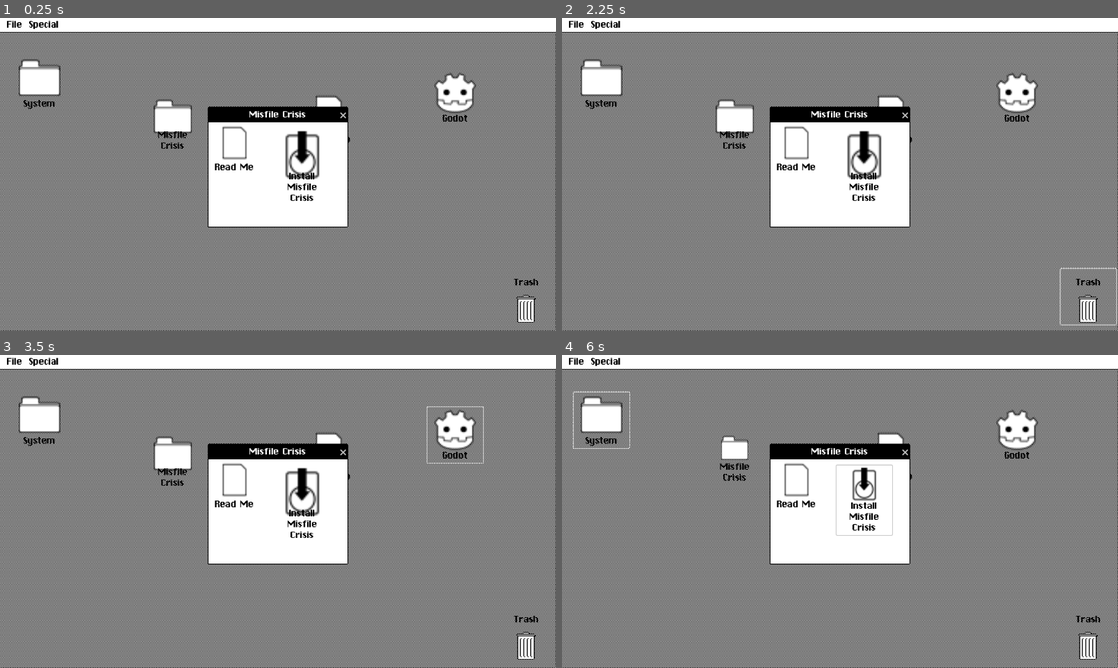
Above: before the commit, frames 1-4 (two rows, left to right).
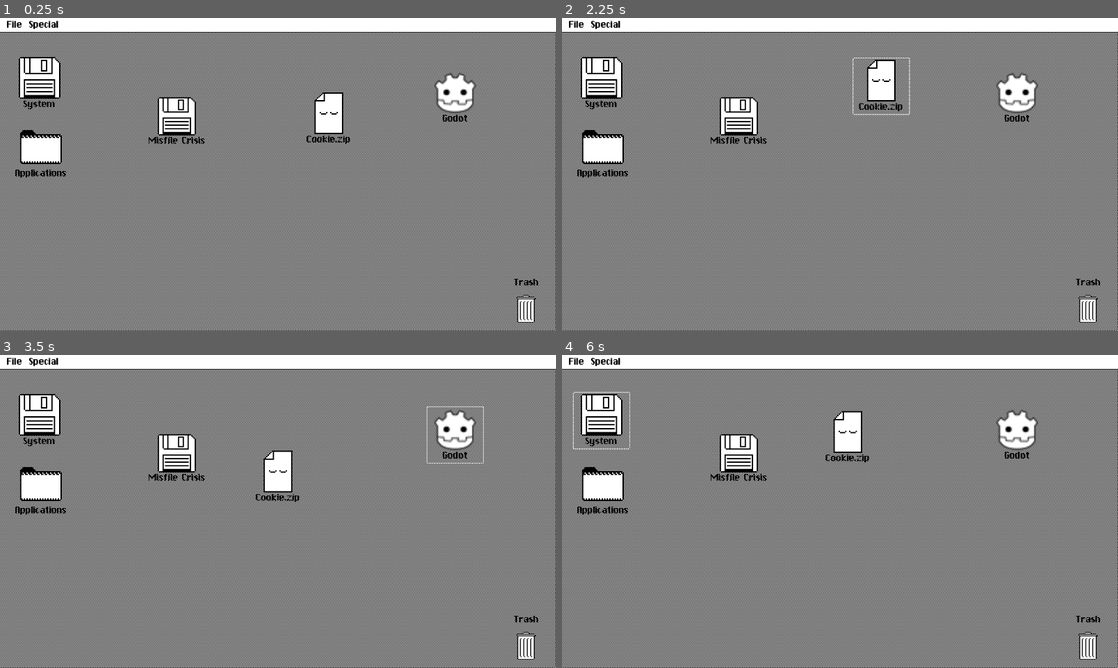
Above: after the commit, the same moments.

Repository: ee0pdt/gwj-78-erase
Game: Godot game, scene res://level/os1.tscn
Two runs of this game, one before a commit and one after it. Both use one fixed random seed, a clock stepped at 60 frames per second and the inputs below. This scene is started directly instead of the project's main scene. The engine's default icon, where the game draws it, is replaced by a stand-in: a white triangle on a blue panel in a dark square.
Inputs (mouse positions are in pixels of both pictures, inside the frame that each line leads up to):
- Up to frame 1 (0.25 s): no input
- Up to frame 2 (2.25 s): click (600, 152) at 0.5 s, where only the run after the commit has a clickable "Applications"; click "Trash" at 1.25 s; click "Cookie.zip" at 2 s
- Up to frame 3 (3.5 s): click "Godot" at 2.75 s
- Up to frame 4 (6 s): click "Misfile Crisis" at 3.5 s; click (795, 486) at 4.25 s, where only the run before the commit has a clickable "Read Me"; click "System" at 5 s; click (862, 498) at 5.75 s, where only the run before the commit has a clickable "Install Misfile Crisis"

The runs differ from the first frame. In frame 1, 11% of the frame differs, in the area x 2-63%, y 12-68%; in frame 2, 12%, in the area x 2-100%, y 12-99%; in frame 3, 11%; in frame 4, 12%.

Commit message:
nicer OS1 apps

Diff:
--- a/level/os1.tscn
+++ b/level/os1.tscn
@@ -12,17 +12,23 @@
 [ext_resource type="Texture2D" uid="uid://dtr4u0h4ytgqk" path="res://assets/images/DocumentOS1@0.25x.png" id="7_2cq1c"]
 [ext_resource type="PackedScene" uid="uid://byxkbllcqjjr3" path="res://file_system_items/folder/folder.tscn" id="8_euys8"]
 [ext_resource type="Script" uid="uid://30qghlfcc1sv" path="res://fsm/state_machine.gd" id="8_k2s33"]
-[ext_resource type="Texture2D" uid="uid://dwnqrplu0wwo8" path="res://assets/images/FolderOS1@0.25x.png" id="9_3bxrh"]
 [ext_resource type="Script" uid="uid://0mcjqa8ciue7" path="res://level/states/asleep.gd" id="9_8yfpd"]
 [ext_resource type="PackedScene" uid="uid://jr15xa6g2paw" path="res://menu_bar/menu_bar.tscn" id="9_jb3nm"]
 [ext_resource type="Texture2D" uid="uid://cv6u3jwv8aapl" path="res://assets/images/GodotOS1@0.25x.png" id="9_nl656"]
+[ext_resource type="Texture2D" uid="uid://ddh5nl5sdg2oi" path="res://assets/images/os1/Folder.png" id="11_0i82s"]
 [ext_resource type="PackedScene" uid="uid://b27g4gvam75qu" path="res://file_system_items/installer/installer.tscn" id="12_k80li"]
 [ext_resource type="Texture2D" uid="uid://b7a1lsvohedn6" path="res://assets/images/InstallerOS1@0.25x.png" id="13_f1j2c"]
 [ext_resource type="AudioStream" uid="uid://pvya3ndgshk5" path="res://assets/audio/music/music_lofi_loop.ogg" id="14_1b1c6"]
 [ext_resource type="AudioStream" uid="uid://dy6lng8qxlkt7" path="res://assets/audio/sfx/sfx_emptyTrash_lofi.wav" id="14_ksk6k"]
+[ext_resource type="Texture2D" uid="uid://bntwmphhc0ty3" path="res://assets/images/os1/DocAsleep.png" id="14_sjly8"]
+[ext_resource type="Texture2D" uid="uid://jj7byq0o2f4d" path="res://assets/images/os1/Disk.png" id="15_0pr33"]
 [ext_resource type="AudioStream" uid="uid://caesi6x3j5l2" path="res://assets/audio/sfx/sfx_throwaway_lofi.wav" id="15_3bxrh"]
+[ext_resource type="Texture2D" uid="uid://bykeujamftl7x" path="res://assets/images/os1/Calculator.png" id="16_vv70r"]
 [ext_resource type="AudioStream" uid="uid://cfseyacgyg6np" path="res://assets/audio/sfx/click/sfx_click1.wav" id="17_2cq1c"]
+[ext_resource type="Texture2D" uid="uid://djkaqc5gx5jh6" path="res://assets/images/os1/Paint.png" id="17_ijmkn"]
+[ext_resource type="Texture2D" uid="uid://s8pp4fswsjmy" path="res://assets/images/os1/Calendar.png" id="17_pn3an"]
 [ext_resource type="AudioStream" uid="uid://dfcq6vml3qd5y" path="res://assets/audio/sfx/sfx_startup_lofi.wav" id="18_aerqq"]
+[ext_resource type="Texture2D" uid="uid://dixohqvwai1cg" path="res://assets/images/os1/Game.png" id="18_ijmkn"]
 [ext_resource type="AudioStream" uid="uid://c1ah206sschrc" path="res://assets/audio/sfx/click/sfx_click2.wav" id="18_nl656"]
 [ext_resource type="AudioStream" uid="uid://duglvfwhnr7qp" path="res://assets/audio/sfx/click/sfx_click3.wav" id="19_aerqq"]
 [ext_resource type="AudioStream" uid="uid://wnfgdkip3462" path="res://assets/audio/sfx/click/sfx_click4.wav" id="20_k80li"]
@@ -101,7 +107,7 @@
 offset_right = 822.0
 offset_bottom = 297.0
 text = "Cookie.zip"
-icon = ExtResource("7_2cq1c")
+icon = ExtResource("14_sjly8")
 file_contents = "Cookie cookie cookie"
 file_size = 12.1
 infected = true
@@ -123,10 +129,8 @@
 offset_right = 463.0
 offset_bottom = 300.0
 text = "Misfile Crisis"
-icon = ExtResource("9_3bxrh")
-
-[node name="Window" parent="Desktop/MisfileCrisisFolder" index="1"]
-visible = true
+icon = ExtResource("15_0pr33")
+autowrap_mode = 0
 
 [node name="ReadMe" parent="Desktop/MisfileCrisisFolder/Window/PanelContainer" index="0" instance=ExtResource("4_7hnyc")]
 layout_mode = 0
@@ -150,11 +154,11 @@
 [node name="SystemFolder" parent="Desktop" instance=ExtResource("8_euys8")]
 layout_mode = 0
 offset_left = 28.0
-offset_top = 87.0
+offset_top = 88.0
 offset_right = 156.0
-offset_bottom = 215.0
+offset_bottom = 216.0
 text = "System"
-icon = ExtResource("9_3bxrh")
+icon = ExtResource("15_0pr33")
 
 [node name="Window" parent="Desktop/SystemFolder" index="1"]
 initial_position = 0
@@ -163,8 +167,70 @@
 [node name="Document" parent="Desktop/SystemFolder/Window/PanelContainer" index="0" instance=ExtResource("4_7hnyc")]
 layout_mode = 0
 text = "Sounds"
-icon = ExtResource("7_2cq1c")
+icon = ExtResource("14_sjly8")
 file_size = 4.5
+infected = true
+
+[node name="Applications" parent="Desktop" instance=ExtResource("8_euys8")]
+layout_mode = 0
+offset_left = 28.0
+offset_top = 247.0
+offset_right = 156.0
+offset_bottom = 375.0
+text = "Applications
+"
+icon = ExtResource("11_0i82s")
+autowrap_mode = 0
+
+[node name="Window" parent="Desktop/Applications" index="1"]
+auto_translate_mode = 1
+initial_position = 0
+position = Vector2i(70, 90)
+
+[node name="CalculatorApp" parent="Desktop/Applications/Window/PanelContainer" index="0" instance=ExtResource("5_euys8")]
+layout_mode = 0
+offset_right = 128.0
+offset_bottom = 128.0
+text = "Calculator"
+icon = ExtResource("16_vv70r")
+autowrap_mode = 0
+vertical_icon_alignment = 0
+file_size = 1.2
+
+[node name="PaintApp" parent="Desktop/Applications/Window/PanelContainer" index="1" instance=ExtResource("5_euys8")]
+layout_mode = 0
+offset_top = 136.0
+offset_right = 128.0
+offset_bottom = 264.0
+text = "Paint"
+icon = ExtResource("17_ijmkn")
+autowrap_mode = 0
+vertical_icon_alignment = 0
+file_size = 1.3
+
+[node name="ArcadeApp" parent="Desktop/Applications/Window/PanelContainer" index="2" instance=ExtResource("5_euys8")]
+layout_mode = 0
+offset_left = 134.0
+offset_top = 136.0
+offset_right = 262.0
+offset_bottom = 264.0
+text = "Arcade"
+icon = ExtResource("18_ijmkn")
+autowrap_mode = 0
+vertical_icon_alignment = 0
+file_size = 2.1
+
+[node name="CalendarApp" parent="Desktop/Applications/Window/PanelContainer" index="3" instance=ExtResource("5_euys8")]
+layout_mode = 0
+offset_left = 142.0
+offset_right = 270.0
+offset_bottom = 128.0
+text = "Calendar
+"
+icon = ExtResource("17_pn3an")
+autowrap_mode = 0
+vertical_icon_alignment = 0
+file_size = 0.8
 infected = true
 
 [node name="MenuBar" parent="." instance=ExtResource("9_jb3nm")]
@@ -235,4 +301,5 @@
 
 [editable path="Desktop/MisfileCrisisFolder"]
 [editable path="Desktop/SystemFolder"]
+[editable path="Desktop/Applications"]
 [editable path="EmptyTrashDialog"]
Binary file added: assets/images/DocumentOS1@1x.png
Not shown, added: assets/images/DocumentOS1@1x.png.import
Binary file added: assets/images/FolderOS1@1x.png
Not shown, added: assets/images/FolderOS1@1x.png.import
Binary file added: assets/images/os1/Disk.png
Not shown, added: assets/images/os1/Disk.png.import
Binary file added: assets/images/os1/Film.png
Not shown, added: assets/images/os1/Film.png.import
Binary file added: assets/images/os1/Folder.png
Not shown, added: assets/images/os1/Folder.png.import
Binary file added: assets/images/os1/Game.png
Not shown, added: assets/images/os1/Game.png.import
(and 7 more such lines)
